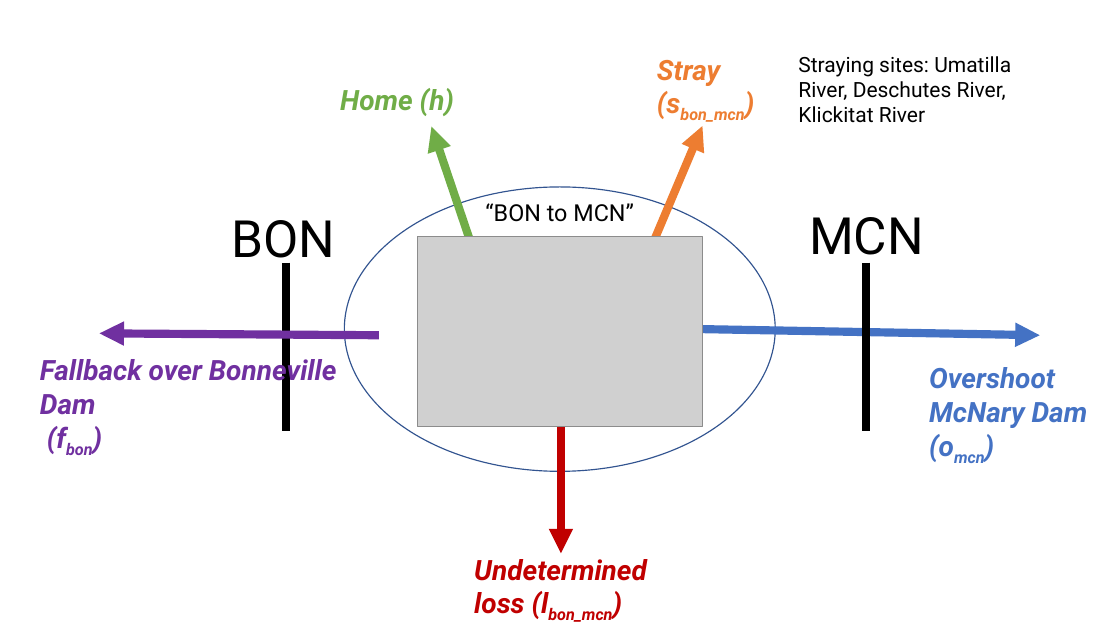
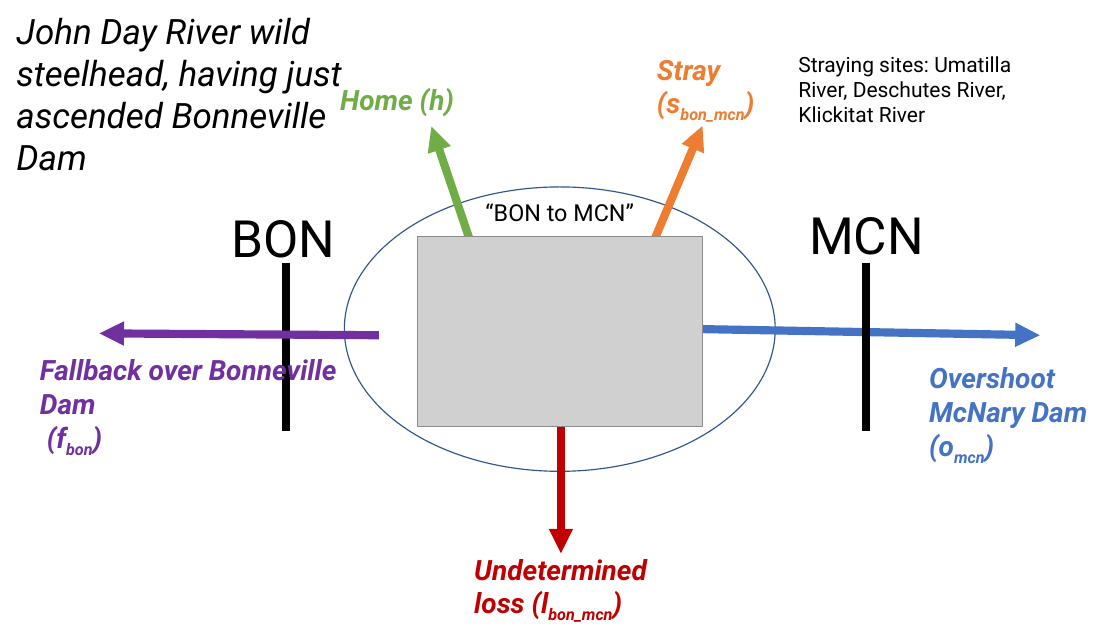
Before and after one commit to markusmin/steelhead, a slide deck: slide 1 of presentations/2021-01-27/figures/JDR_simple_example.pptx. Drawn at 1120x630 pixels with LibreOffice and Linux fonts; fonts in the diff are those of the drawing; grey boxes stand for pictures. Boxes give left, top, right and bottom in pixels: in the first picture for what was removed or moved away, otherwise in the second. Text is boxed around its words. In the diff, an @@ line names an element or a change of style, - is before the commit and + after.

```diff
--- a/presentations/2021-01-27/figures/JDR_simple_example.pptx
+++ b/presentations/2021-01-27/figures/JDR_simple_example.pptx
@@ text added at (16,17,341,171), 30 pt, text #000000, italic @@
+John Day River wild steelhead, having just ascended Bonneville Dam
```
Also in this commit, not shown: 3 other files.
